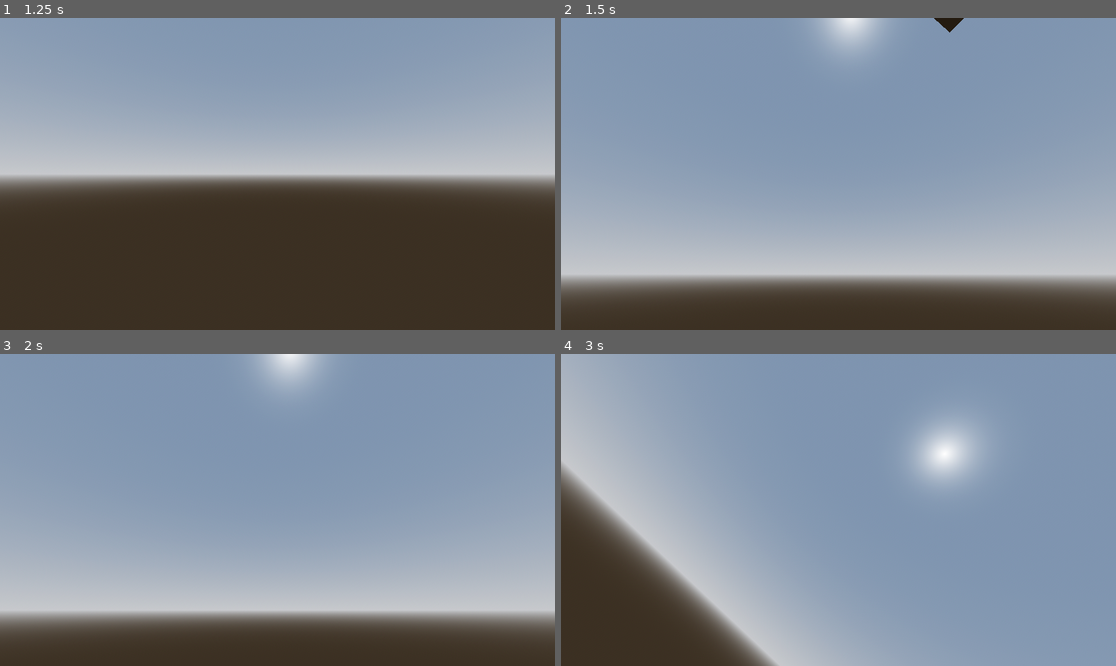
Above: before the commit, frames 1-4 (two rows, left to right).
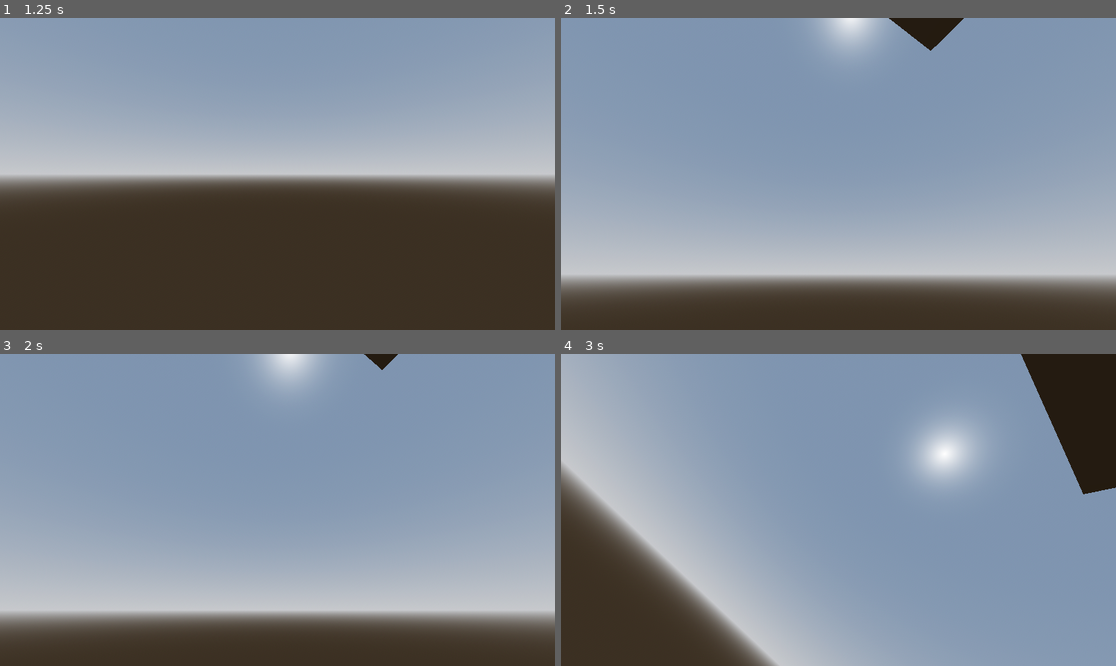
Above: after the commit, the same moments.

Repository: popsiiicle/spacegame
Game: Godot game, scene res://Scenes/3dlevel.tscn
Two runs of this game, one before a commit and one after it. Both use one fixed random seed, a clock stepped at 60 frames per second and the inputs below.
Inputs (mouse positions are in pixels of both pictures, inside the frame that each line leads up to):
- Up to frame 1 (1.25 s): tap Enter at 0.5 s; move the mouse to (249, 236) at 0.52 s; hold W (forward) from 0.53 s (still down); tap Ctrl (crouch) at 0.6 s; click (249, 236) at 0.67 s; tap Space (jump) at 0.77 s
- Up to frame 2 (1.5 s): keep holding W (forward); tap Space (jump) at 1.25 s; move the mouse to (877, 177) at 1.27 s; tap Shift (dash) at 1.35 s
- Up to frame 3 (2 s): keep holding W (forward); tap Space (jump) at 1.52 s
- Up to frame 4 (3 s): move the mouse to (794, 506) at 2.02 s; hold Q (rotate_l) 2.03-2.78 s; move the mouse to (844, 510) at 2.77 s; release W (forward) at 2.78 s; hold A (left) from 2.78 s (still down); tap E (rotate_r) at 2.85 s

Frame 1 is identical in both runs. In frame 2, 0.6% of the frame differs, in the area x 59-70%, y 0-11%; in frame 3, 0.2%; in frame 4, 5.1%, in the area x 82-100%, y 0-45%.
Error after the commit: Invalid access to property or key 'direction_3d' on a base object of type 'CharacterBody3D (player)'. (res://Scripts/SpaceState.gd:14)

Commit message:
added PlayerMovementState
fucked up the state machine in new and exciting ways

Diff:
--- a/Scenes/SlidingPlayerState.gd
+++ b/Scenes/SlidingPlayerState.gd
@@ -1,6 +1,7 @@
 class_name SlidingPlayerState
 
-extends State
+extends PlayerMovementState
+
 
 func update(delta):
 	if gvars.player.is_on_wall() == false:
--- a/Scenes/character.tscn
+++ b/Scenes/character.tscn
@@ -35,7 +35,6 @@
 
 [node name="MeshInstance3D" type="MeshInstance3D" parent="CharacterBody3D/Camera_Pivot"]
 transform = Transform3D(1, 0, 0, 0, 0.561997, 0.827139, 0, -0.827139, 0.561997, 0, -1.23046, -0.110986)
-visible = false
 mesh = SubResource("TextMesh_k87y8")
 
 [node name="PlayerStateMachine" type="Node" parent="." node_paths=PackedStringArray("current_state")]
--- /dev/null
+++ b/Scripts/PlayerMovementState.gd
@@ -0,0 +1,11 @@
+class_name PlayerMovementState
+extends State
+
+var PLAYER: player
+
+func _ready() -> void:
+	await owner.ready
+	PLAYER = owner as player
+
+func _process(delta: float) -> void:
+	pass
--- a/Scripts/SpaceState.gd
+++ b/Scripts/SpaceState.gd
@@ -1,7 +1,20 @@
 class_name SpaceState
+extends PlayerMovementState
 
-extends State
+const THRUSTVEL = 10 ## Constant thrust velocity using WSAD keys
+const TOPAIRSPEED = 30 ## At this speed, the thrusters shut off
+var velocity = Vector3.ZERO
 
 func update(delta):
 	if gvars.player.is_on_wall() == true:
 		transition.emit("SlidingPlayerState")
+
+func physics_update(delta):
+		#floaty code
+	var direction_3d = gvars.player.direction_3d
+	var velocity = gvars.player.velocity
+	if gvars.player.direction_3d:
+		velocity += direction_3d*THRUSTVEL*delta
+		if velocity.length() >= TOPAIRSPEED:
+			velocity = velocity*(TOPAIRSPEED/velocity.length())
+			#combine to speed limitone line later
--- a/Scripts/player.gd
+++ b/Scripts/player.gd
@@ -1,3 +1,4 @@
+class_name player
 extends CharacterBody3D
 
 
@@ -13,11 +14,9 @@
 
 
 var dash_rdy := true ## if the dash ability is off cooldown
-
 var dashcd := Timer.new() ## cooldown for the dash ability
 #timer for dash cooldown
 
-var touching_surface: bool = false ## if the character is touching any surface.  Used for state machine
 
 #What happens when dash goes off cooldown
 func dashcd_reset() -> void:
@@ -113,17 +112,14 @@
 	rotv = rotv + rot_input
 	transform.basis = transform.basis.rotated(camera.global_transform.basis.z, ROTATIONSPEED * rotv)
 
-
-	#floaty code
-	if true: #replace later with space state stuff
-		if direction_3d:
-			velocity += direction_3d*THRUSTVEL*delta
-			if velocity.length() >= TOPAIRSPEED:
-				velocity = velocity*(TOPAIRSPEED/velocity.length())
+	#update from spacestate
+	# DO LATER
+	#
+	#
 
 	#slides across walls (temporary)
 	if is_on_wall():
 		var wallnorm = get_wall_normal()
 		if velocity.dot(wallnorm) < 0:
-			velocity = velocity.slide(get_wall_normal())
+			velocity = velocity.slide(wallnorm)
 	move_and_slide()
--- a/Scripts/statemachine.gd
+++ b/Scripts/statemachine.gd
@@ -18,6 +18,7 @@
 			child.transition.connect(on_child_transition)
 		else:
 			push_warning("State Machine Contains Incompatible Child Node")
+	await owner.ready
 	current_state.enter()
 
 
